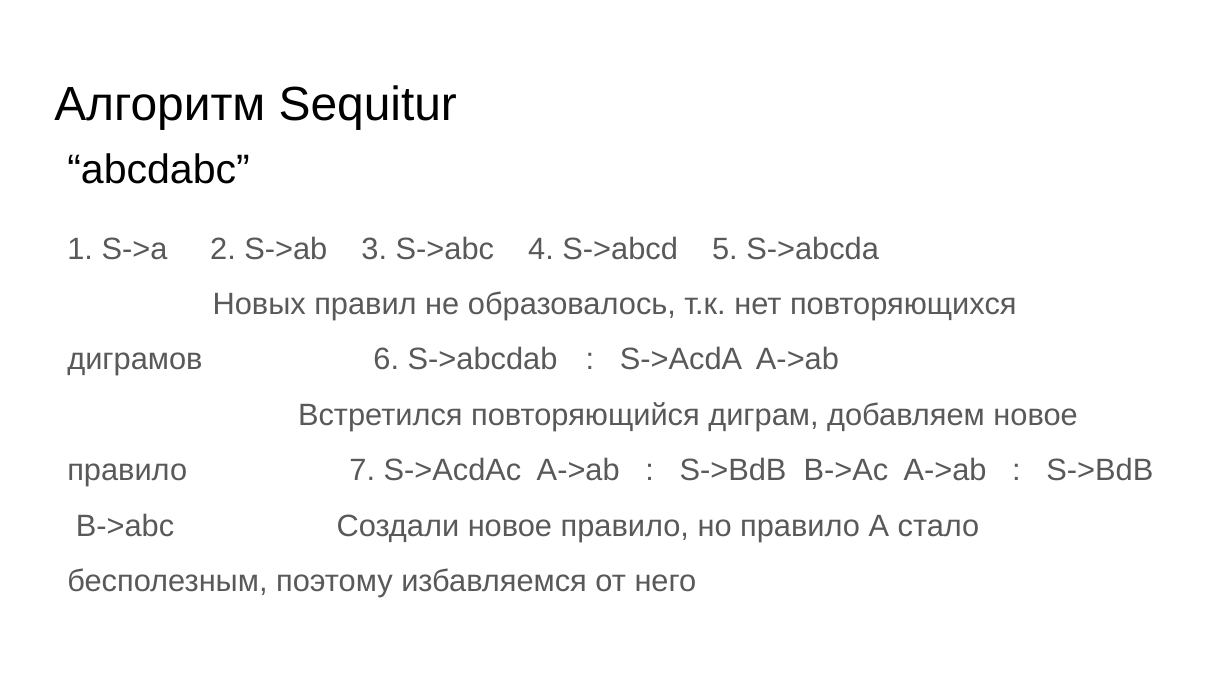
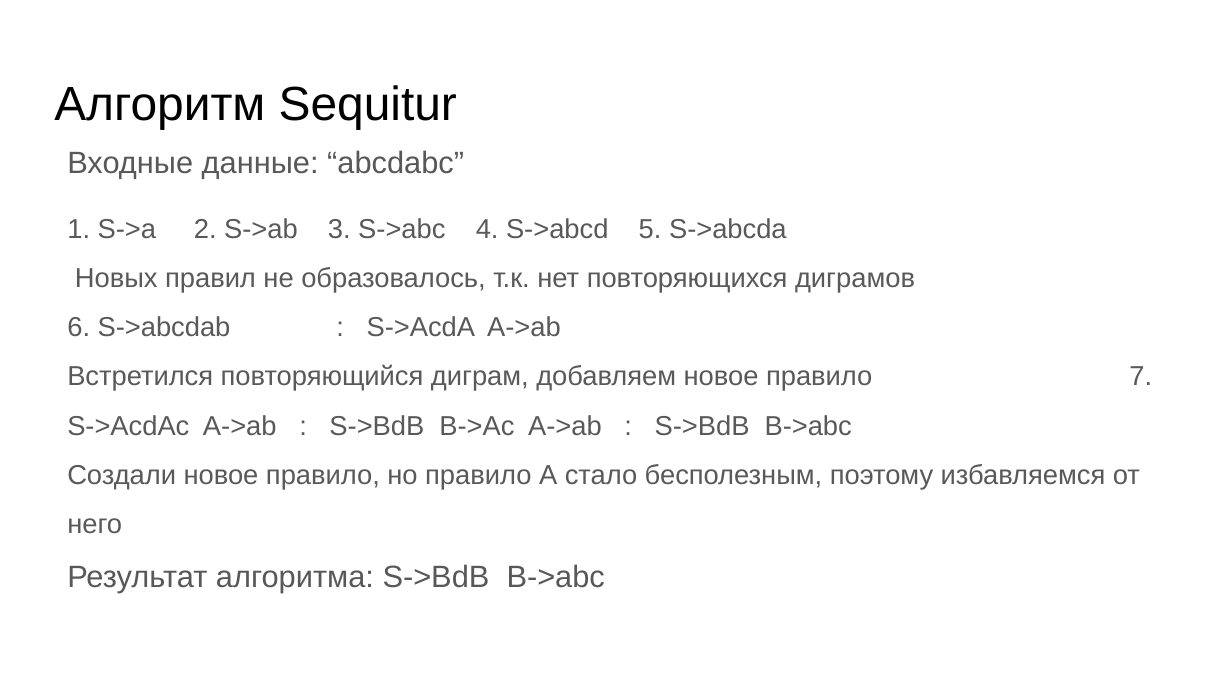
Before and after one commit to YaccConstructor/articles, a slide deck: slide 6 of 2017/diploma/ZinovyevaAnna/slides/slides.pptx. Drawn at 1232x693 pixels with LibreOffice and Linux fonts; fonts in the diff are those of the drawing. Boxes give left, top, right and bottom in pixels: in the first picture for what was removed or moved away, otherwise in the second. Text is boxed around its words. In the diff, an @@ line names an element or a change of style, - is before the commit and + after.

```diff
--- a/2017/diploma/ZinovyevaAnna/slides/slides.pptx
+++ b/2017/diploma/ZinovyevaAnna/slides/slides.pptx
@@ text at [67, 150, 464, 179]: text changed; size 24 to 18 pt; text colour #000000 to #585858 @@
-“abcdabc”
+Входные данные: “abcdabc”
@@ text "1. S->a 2. S->ab 3. ...": place and size @@
-text "1. S->a 2. S->ab 3. ..." at [67, 236, 1153, 597]
+text "1. S->a 2. S->ab 3. ..." at [67, 218, 1152, 534]
@@ text "1. S->a 2. S->ab 3. ..." at [67, 218, 1152, 534]: size 18 to 16 pt @@
@@ text added at [67, 564, 605, 593], 18 pt, text #585858 @@
+Результат алгоритма: S->BdB B->abc
```
Also in this commit, not shown: 8 other slides changed, 2 slides added, 3 other files.
